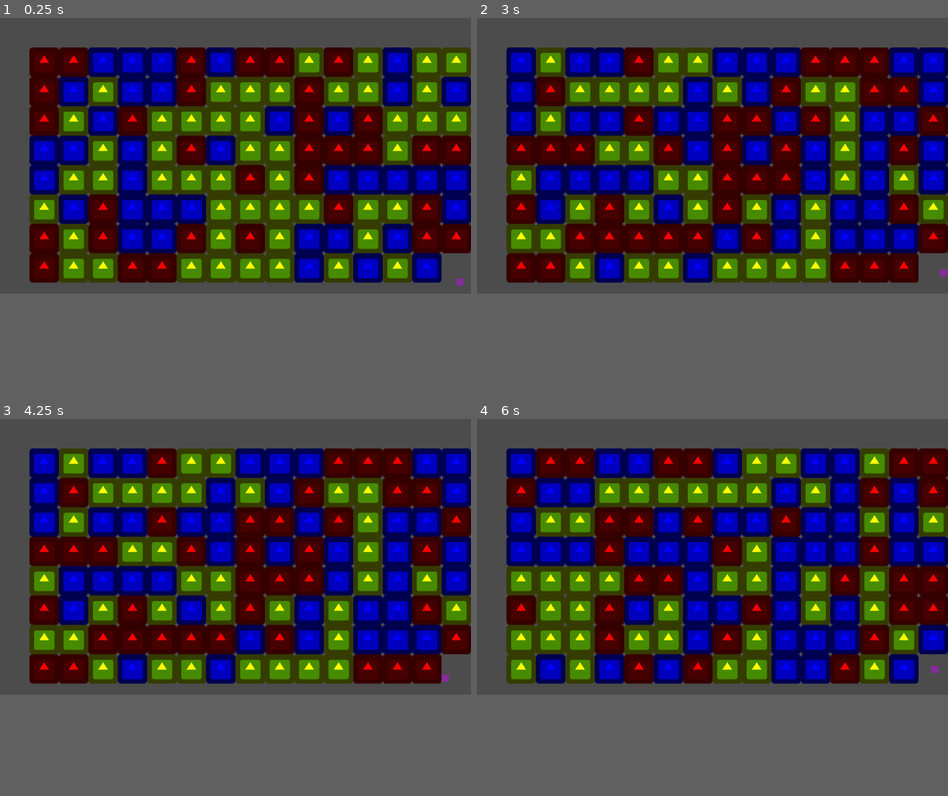
Above: before the commit, frames 1-4 (two rows, left to right).
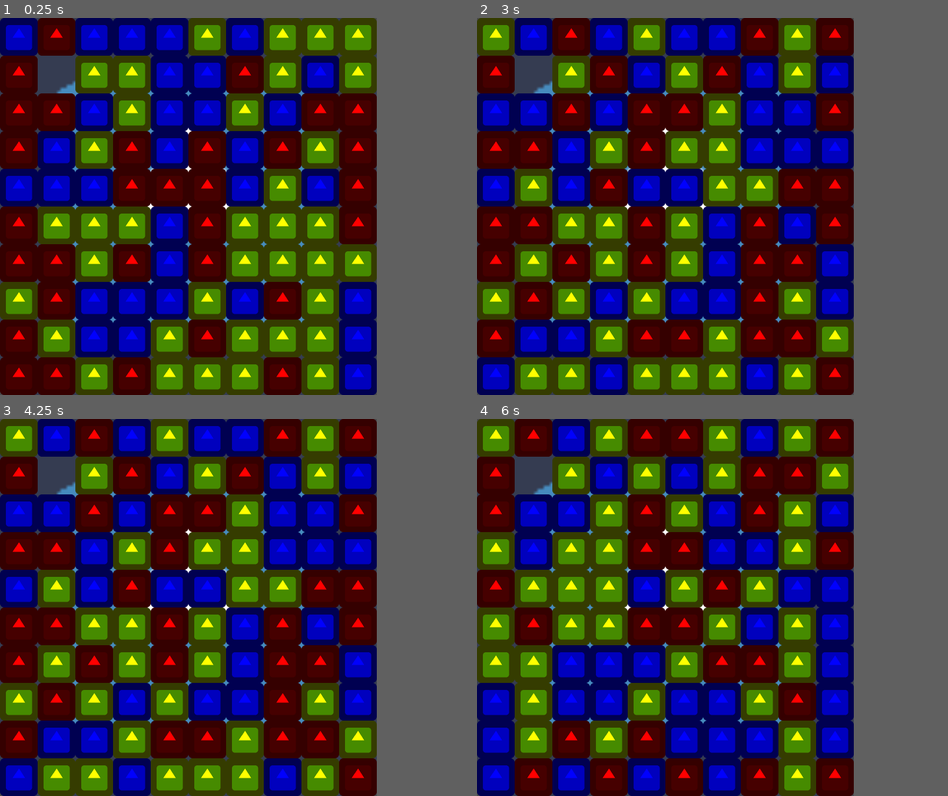
Above: after the commit, the same moments.

Repository: wli4/Exercise-02c-Color-Maze
Game: Godot game, scene res://Game.tscn
Two runs of this game, one before a commit and one after it. Both use one fixed random seed, a clock stepped at 60 frames per second and the inputs below. The engine's default icon, where the game draws it, is replaced by a stand-in: a white triangle on a blue panel in a dark square.
Inputs:
- Up to frame 1 (0.25 s): no input
- Up to frame 2 (3 s): tap Enter at 1.25 s; tap Space at 2.75 s
- Up to frame 3 (4.25 s): no input
- Up to frame 4 (6 s): tap Enter at 4.25 s
The window is 800x468 before the commit and 640x640 after it. Grey fills any space a smaller window leaves; there, only what the larger window draws over its background counts as a difference.

The runs differ from the first frame. In frame 1, 77% of the frame differs, in the area x 0-100%, y 0-100%; in frame 2, 78%; in frame 3, 78%; in frame 4, 80%.

Commit message:
Initial commit

Diff:
--- /dev/null
+++ b/Ball/Ball.gd
@@ -0,0 +1,40 @@
+extends RigidBody2D
+
+var color = "red"
+
+func _ready():
+	if color == "red":
+		red()
+	elif color == "yellow":
+		yellow()
+	elif color == "blue":
+		blue()
+	apply_central_impulse(Vector2(100,55))
+
+
+func red():
+	$Color.color = Color(1,0,0,1)
+	set_collision_layer_bit(0,true)
+	set_collision_layer_bit(1,false)
+	set_collision_layer_bit(2,false)
+	set_collision_mask_bit(0,true)
+	set_collision_mask_bit(1,false)
+	set_collision_mask_bit(2,false)
+
+func yellow():
+	modulate = Color(1,1,0,1)
+	set_collision_layer_bit(0,false)
+	set_collision_layer_bit(1,true)
+	set_collision_layer_bit(2,false)
+	set_collision_mask_bit(0,false)
+	set_collision_mask_bit(1,true)
+	set_collision_mask_bit(2,false)
+
+func blue():
+	modulate = Color(0,0,1,1)
+	set_collision_layer_bit(0,false)
+	set_collision_layer_bit(1,false)
+	set_collision_layer_bit(2,true)
+	set_collision_mask_bit(0,false)
+	set_collision_mask_bit(1,false)
+	set_collision_mask_bit(2,true)
--- /dev/null
+++ b/Ball/Ball.tscn
@@ -0,0 +1,36 @@
+[gd_scene load_steps=4 format=2]
+
+[ext_resource path="res://Ball/Ball.gd" type="Script" id=1]
+
+[sub_resource type="PhysicsMaterial" id=1]
+friction = 0.0
+bounce = 1.0
+
+[sub_resource type="RectangleShape2D" id=2]
+extents = Vector2( 8, 8 )
+
+[node name="Ball" type="RigidBody2D"]
+position = Vector2( 96, 96 )
+collision_layer = 25
+collision_mask = 25
+mode = 2
+physics_material_override = SubResource( 1 )
+gravity_scale = 0.0
+linear_damp = 0.0
+angular_damp = 0.0
+script = ExtResource( 1 )
+__meta__ = {
+"_edit_group_": true
+}
+
+[node name="Color" type="ColorRect" parent="."]
+margin_left = -8.0
+margin_top = -8.0
+margin_right = 8.0
+margin_bottom = 8.0
+__meta__ = {
+"_edit_use_anchors_": false
+}
+
+[node name="CollisionShape2D" type="CollisionShape2D" parent="."]
+shape = SubResource( 2 )
--- a/Game.tscn
+++ b/Game.tscn
@@ -1,48 +1,21 @@
-[gd_scene load_steps=4 format=2]
+[gd_scene load_steps=3 format=2]
 
 [ext_resource path="res://Obstacle/Maze.gd" type="Script" id=1]
-
-[sub_resource type="PhysicsMaterial" id=2]
-friction = 0.0
-bounce = 1.0
-
-[sub_resource type="RectangleShape2D" id=1]
-extents = Vector2( 8, 8 )
+[ext_resource path="res://icon.png" type="Texture" id=2]
 
 [node name="Game" type="Node2D"]
+
+[node name="Background" type="Sprite" parent="."]
+position = Vector2( 320, 320 )
+scale = Vector2( 5.29687, 5.29687 )
+texture = ExtResource( 2 )
 
 [node name="Maze" type="Node2D" parent="."]
 script = ExtResource( 1 )
 
-[node name="Ball" type="RigidBody2D" parent="."]
-position = Vector2( 990.657, 565.685 )
-mode = 2
-physics_material_override = SubResource( 2 )
-gravity_scale = 0.0
-linear_velocity = Vector2( 40, 40 )
-linear_damp = 0.0
-angular_damp = 0.0
-__meta__ = {
-"_edit_group_": true
-}
-
-[node name="ColorRect" type="ColorRect" parent="Ball"]
-margin_left = -8.0
-margin_top = -8.0
-margin_right = 8.0
-margin_bottom = 8.0
-color = Color( 0.52549, 0.180392, 0.611765, 1 )
-__meta__ = {
-"_edit_use_anchors_": false
-}
-
-[node name="CollisionShape2D" type="CollisionShape2D" parent="Ball"]
-shape = SubResource( 1 )
-
 [node name="Walls" type="StaticBody2D" parent="."]
+collision_layer = 16
+collision_mask = 16
 
 [node name="CollisionPolygon2D" type="CollisionPolygon2D" parent="Walls"]
-polygon = PoolVector2Array( 0, 0, 0, 584, 1024, 592, 1024, 0, 1152, 0, 1160, 704, -128, 704, -128, -8 )
-
-[node name="CollisionPolygon2D2" type="CollisionPolygon2D" parent="Walls"]
-polygon = PoolVector2Array( 0, 0, 1176, 0, 1160, -64, -168, -64, -168, 0 )
+polygon = PoolVector2Array( 0, 0, 0, 640, 640, 640, 640, 0, 32, 0, 32, -64, 704, -64, 704, 704, -64, 704, -64, -64, 32, -64, 32, 0 )
--- a/Obstacle/Maze.gd
+++ b/Obstacle/Maze.gd
@@ -8,7 +8,9 @@
 	var height = floor(get_viewport().size.y / grid)
 	for x in range(width):
 		for y in range(height):
-			if (x != 0 or y != 0) and (x < width-1 or y < height-1):
+			if x == 1 and y == 1:
+				pass
+			else:
 				var o = Obstacle.instance()
 				o.position.x = x*grid
 				o.position.y = y*grid
--- a/Obstacle/Obstacle.gd
+++ b/Obstacle/Obstacle.gd
@@ -2,6 +2,7 @@
 
 func _ready():
 	choose()
+	#$Timer.wait_time = ((randi()%30)/10.0)+1.0
 
 
 func choose():
@@ -15,30 +16,30 @@
 
 func red():
 	modulate = Color(1,0,0,1)
-	set_collision_layer_bit(1,false)
+	set_collision_layer_bit(0,false)
+	set_collision_layer_bit(1,true)
 	set_collision_layer_bit(2,true)
-	set_collision_layer_bit(3,true)
-	set_collision_mask_bit(1,false)
+	set_collision_mask_bit(0,false)
+	set_collision_mask_bit(1,true)
 	set_collision_mask_bit(2,true)
-	set_collision_mask_bit(3,true)
 
 func yellow():
 	modulate = Color(1,1,0,1)
-	set_collision_layer_bit(1,true)
-	set_collision_layer_bit(2,false)
-	set_collision_layer_bit(3,true)
-	set_collision_mask_bit(1,true)
-	set_collision_mask_bit(2,false)
-	set_collision_mask_bit(3,true)
+	set_collision_layer_bit(0,true)
+	set_collision_layer_bit(1,false)
+	set_collision_layer_bit(2,true)
+	set_collision_mask_bit(0,true)
+	set_collision_mask_bit(1,false)
+	set_collision_mask_bit(2,true)
 
 func blue():
 	modulate = Color(0,0,1,1)
+	set_collision_layer_bit(0,true)
 	set_collision_layer_bit(1,true)
-	set_collision_layer_bit(2,true)
-	set_collision_layer_bit(3,false)
+	set_collision_layer_bit(2,false)
+	set_collision_mask_bit(0,true)
 	set_collision_mask_bit(1,true)
-	set_collision_mask_bit(2,true)
-	set_collision_mask_bit(3,false)
+	set_collision_mask_bit(2,false)
 
 
 func _on_Timer_timeout():
--- a/Obstacle/Obstacle.tscn
+++ b/Obstacle/Obstacle.tscn
@@ -1,36 +1,41 @@
-[gd_scene load_steps=4 format=2]
+[gd_scene load_steps=5 format=2]
 
 [ext_resource path="res://icon.png" type="Texture" id=1]
 [ext_resource path="res://Obstacle/Obstacle.gd" type="Script" id=2]
 
-[sub_resource type="RectangleShape2D" id=1]
-extents = Vector2( 50, 50 )
+[sub_resource type="RectangleShape2D" id=3]
+extents = Vector2( 32, 32 )
+
+[sub_resource type="RectangleShape2D" id=4]
+extents = Vector2( 24, 24 )
 
 [node name="Obstacle" type="StaticBody2D"]
-scale = Vector2( 0.5, 0.5 )
+collision_layer = 7
+collision_mask = 7
 script = ExtResource( 2 )
 
 [node name="icon" type="Sprite" parent="."]
-position = Vector2( 64, 64 )
+position = Vector2( 32, 32 )
+scale = Vector2( 0.5, 0.5 )
 texture = ExtResource( 1 )
 
-[node name="CollisionPolygon2D" type="CollisionPolygon2D" parent="."]
-position = Vector2( 64, 64 )
-polygon = PoolVector2Array( 64, -60.8, 64, 59, 59.6, 64, -60.1, 64, -64, 60.7, -64, -59, -59, -63.8, 59.1, -64 )
+[node name="CollisionShape2D" type="CollisionShape2D" parent="."]
+position = Vector2( 32, 32 )
+shape = SubResource( 3 )
 
 [node name="Timer" type="Timer" parent="."]
 wait_time = 3.0
 autostart = true
 
 [node name="Delete" type="Area2D" parent="."]
-scale = Vector2( 1e-05, 1e-05 )
-collision_layer = 7
-collision_mask = 7
+position = Vector2( 32, 32 )
+collision_layer = 8
+collision_mask = 8
 __meta__ = {
 "_edit_group_": true
 }
 
 [node name="CollisionShape2D" type="CollisionShape2D" parent="Delete"]
-shape = SubResource( 1 )
+shape = SubResource( 4 )
 [connection signal="timeout" from="Timer" to="." method="_on_Timer_timeout"]
 [connection signal="body_entered" from="Delete" to="." method="_on_Delete_body_entered"]
--- a/project.godot
+++ b/project.godot
@@ -23,6 +23,13 @@
 
 Global="*res://Global.gd"
 
+[display]
+
+window/size/width=640
+window/size/height=640
+window/size/resizable=false
+window/dpi/allow_hidpi=true
+
 [input]
 
 quit={
